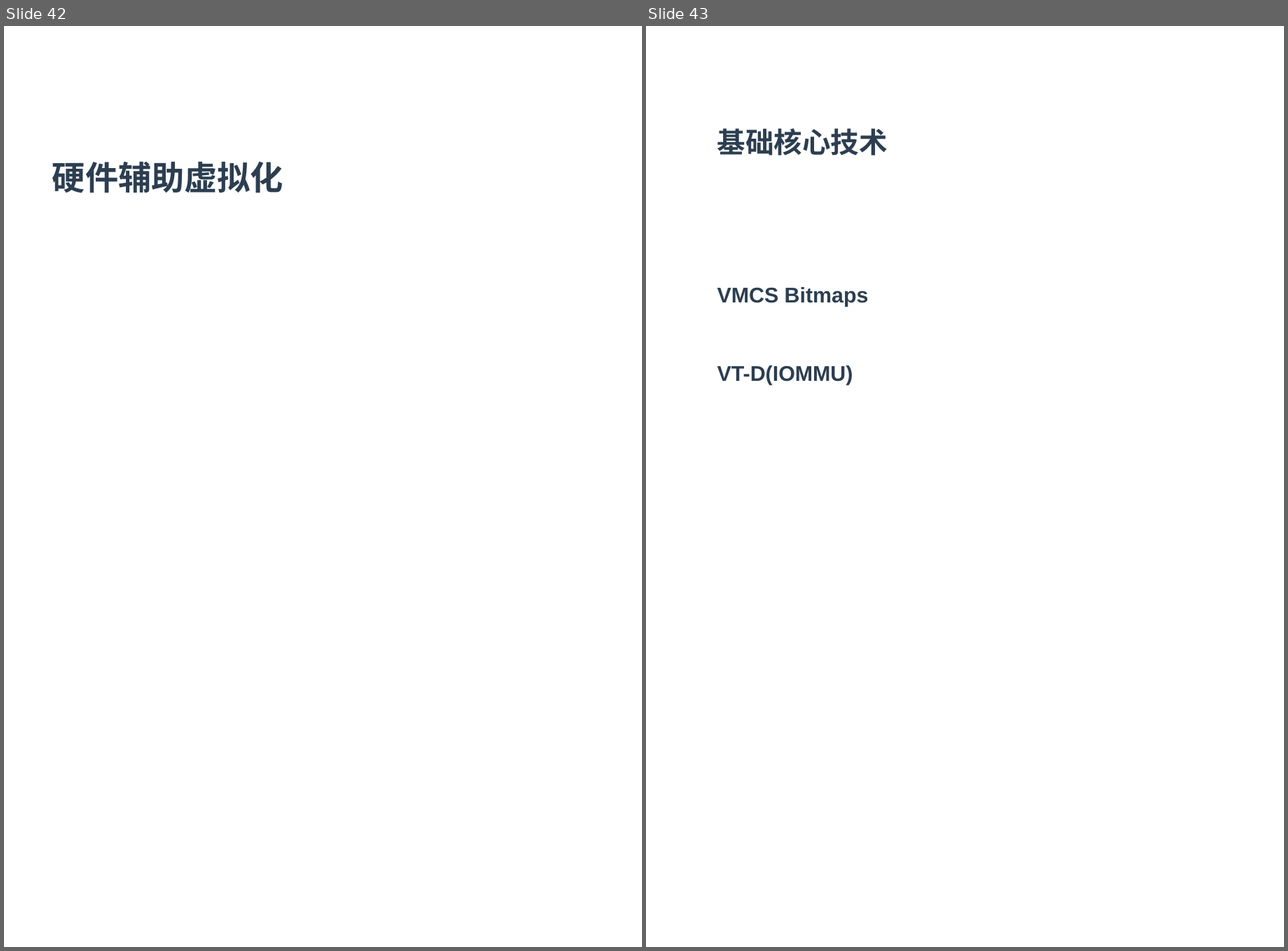
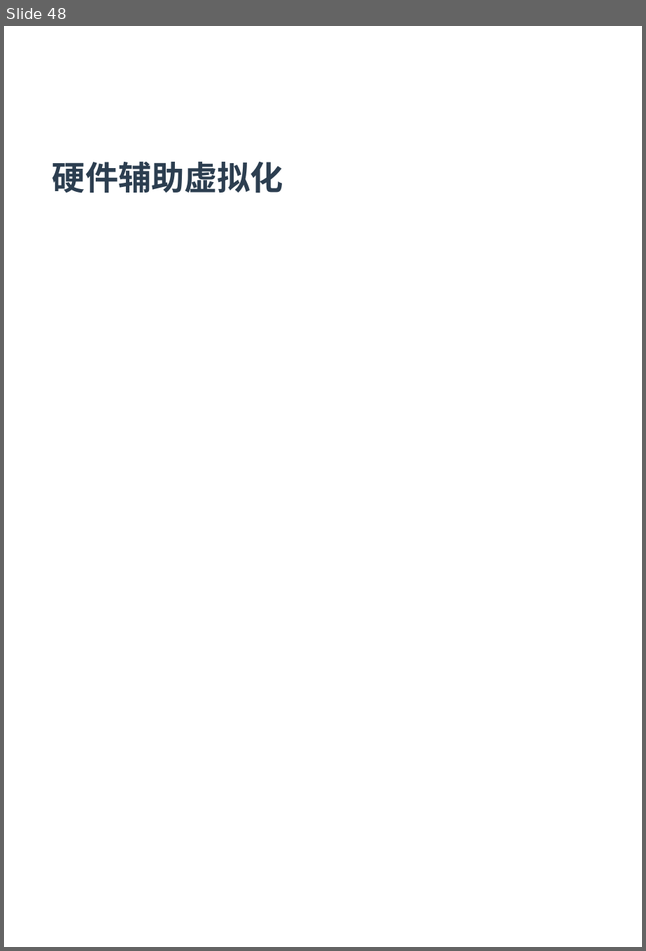
Before and after one commit to zaiqiang-dong/zaiqiang, a slide deck: picture/vitrualization/vitrualization.pptx. Shown side by side, each under a label of ours: slides 42 and 43 before the commit, slide 48 after it. The pictures are 1288x951 and 646x951 pixels, drawn with LibreOffice and Linux fonts; fonts in the diff are those of the drawing. Boxes give left, top, right and bottom in pixels: in the first picture for what was removed or moved away, otherwise in the second. Text is boxed around its words. In the diff, an @@ line names an element or a change of style, - is before the commit and + after.

```diff
--- a/picture/vitrualization/vitrualization.pptx
+++ b/picture/vitrualization/vitrualization.pptx
@@ slide 43 removed at (x1=646, y1=26, x2=1284, y2=947), background #FFFFFF @@
@@ text removed at (x1=717, y1=128, x2=887, y2=156) @@
-基础核心技术
@@ text removed at (x1=717, y1=287, x2=869, y2=307) @@
-VMCS Bitmaps
@@ text removed at (x1=717, y1=366, x2=853, y2=385) @@
-VT-D(IOMMU)
@@ what was slide 42 is now slide 48 @@
```
Also in this commit, not shown: 1 slide changed, 6 slides added, 7 other files.
